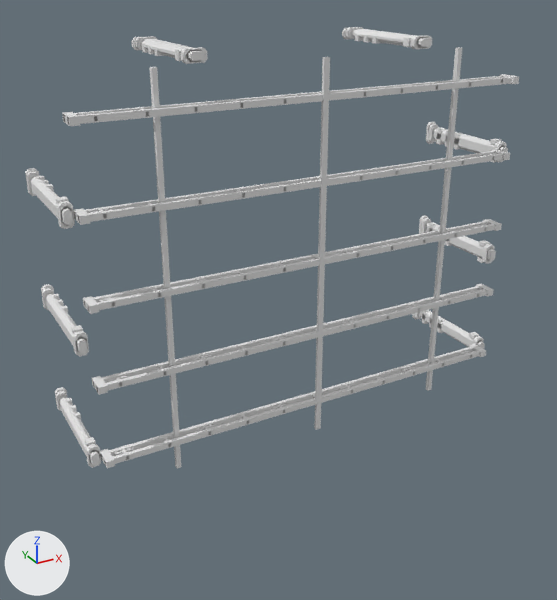
What one commit did to the OBJ model stw-o3de/Project/Assets/Environment/STW_ARENA_01/STW_ARENA_STRUCT_01.obj.
Both versions are drawn from a camera (50 mm lens) standing at (-19.2, -37.4, 15.7) and looking at (-0.7, -3.8, -1.2). The lights are fixed; the arrows at lower left show +X, +Y and +Z. The older version comes first. Where no turn or scale is listed for an object, it has been applied to the vertices.

Script lines for the objects in view, before the commit:
```python
me_stw_arena_struct_01 = bpy.data.meshes.new('STW_ARENA_STRUCT_01')
me_stw_arena_struct_01.from_pydata(...)  # 2208 vertices, 1544 faces; spans x -12.4..12.4, y -7.1..0.0, z -7.7..12.4
ob_stw_arena_struct_01 = bpy.data.objects.new('STW_ARENA_STRUCT_01', me_stw_arena_struct_01)
ob_stw_arena_struct_01.location = (0.0, 0.0, 0.0)
```
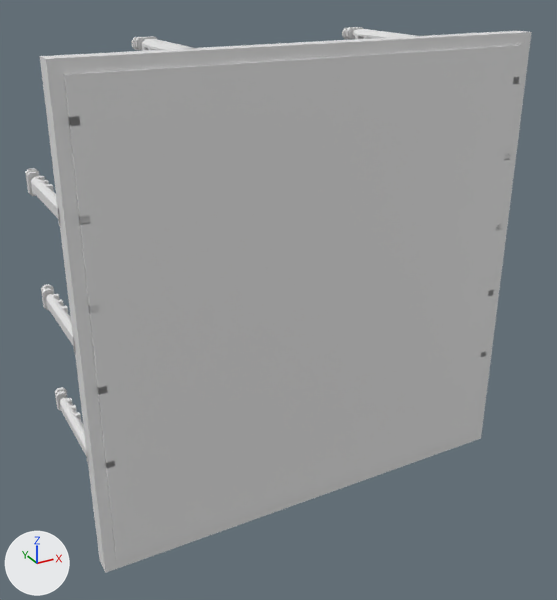
Commit message: feat(stw): close the arena roof (roof deck slab + perimeter fascia)

Location of each change, [x1, y1, x2, y2] in pixels of the pictures (557 x 600 px):
'STW_ARENA_STRUCT_01', reshaped (23% taller)
    before: [25, 27, 519, 469]
    after: [25, 27, 532, 573]
part 1 of me_stw_arena_struct_01, added
    after: [40, 31, 532, 573]

The change, as a list of edits to the scene's bpy script:
```text
Change me_stw_arena_struct_01:
    used by ob_stw_arena_struct_01; location = (0.0, 0.0, 0.0)
    remove me_stw_arena_struct_01.from_pydata(...)  # 2208 vertices, 1544 faces; spans x -12.4..12.4, y -7.1..0.0, z -7.7..12.4
    add me_stw_arena_struct_01.from_pydata(...)  # 2236 vertices, 1574 faces; spans x -12.4..12.4, y -7.1..0.0, z -12.4..12.4
    me_stw_arena_struct_01 part 1: a new loose piece of 28 vertices spanning x -12.4..12.4, y -7.1..-6.0, z -12.4..12.4
```
